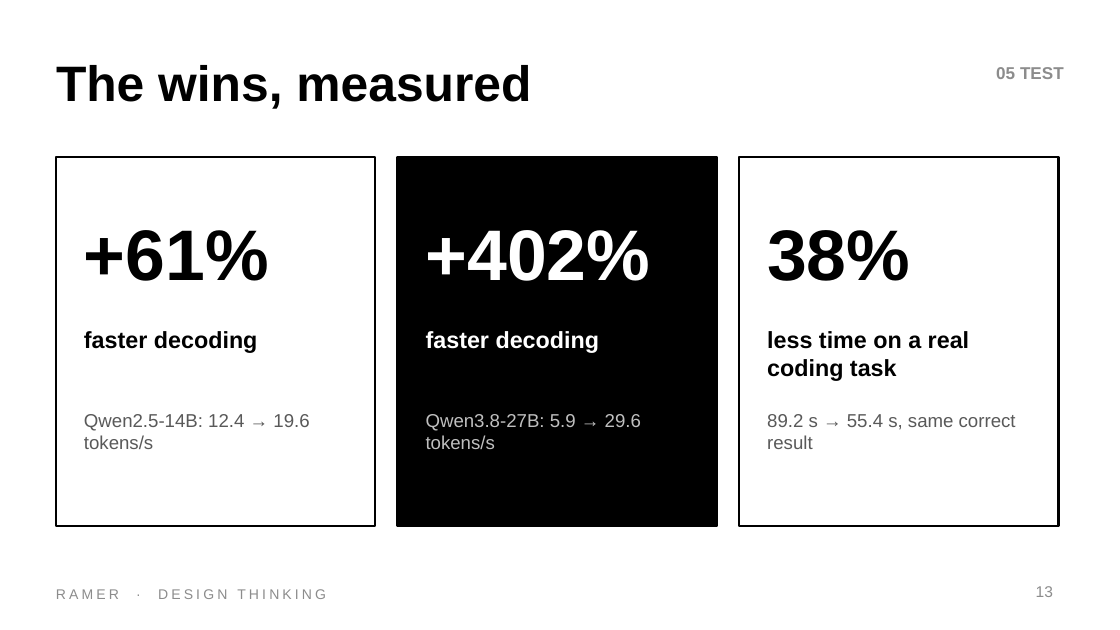
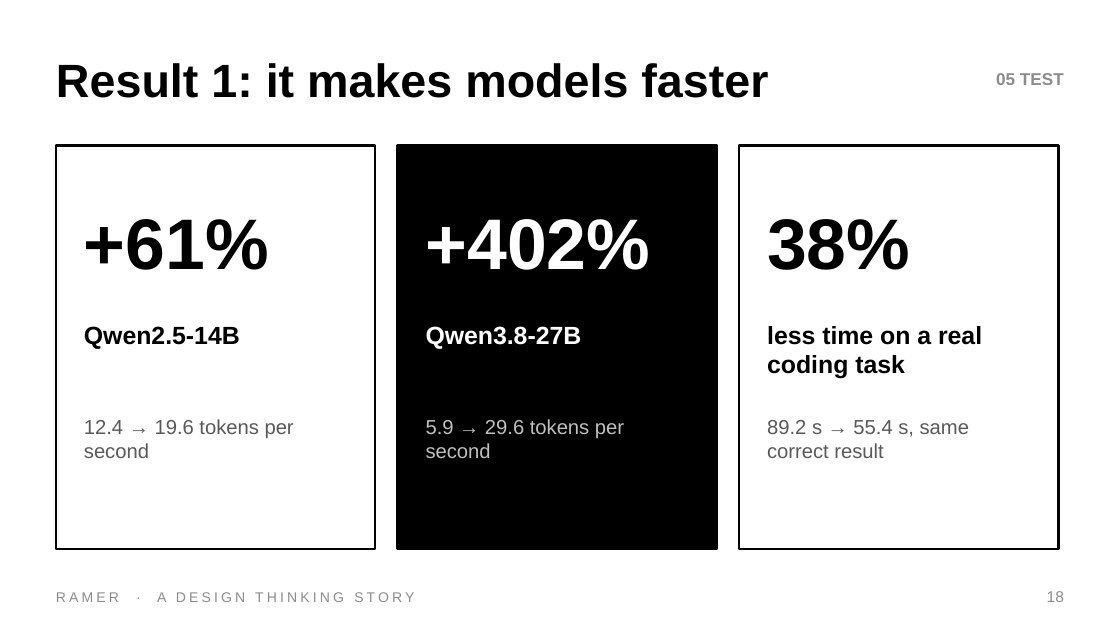
Before and after one commit to DrNeel11/tvarin, a slide deck: slide 18 of docs/Ramer_Design_Thinking.pptx (slide 13 before the commit). Drawn at 1120x630 pixels with LibreOffice and Linux fonts; fonts in the diff are those of the drawing. Boxes give left, top, right and bottom in pixels: in the first picture for what was removed or moved away, otherwise in the second. Text is boxed around its words. In the diff, an @@ line names an element or a change of style, - is before the commit and + after.

```diff
--- a/docs/Ramer_Design_Thinking.pptx
+++ b/docs/Ramer_Design_Thinking.pptx
@@ text "05 TEST" at (996, 73, 1064, 85): less space between paragraphs @@
@@ text at (56, 63, 768, 98): text changed; size 32 to 30 pt @@
-The wins, measured
+Result 1: it makes models faster
@@ rectangle: place and size @@
-rectangle at (56, 157, 375, 526)
+rectangle at (56, 146, 375, 549)
@@ rectangle: place and size @@
-rectangle at (398, 157, 717, 526)
+rectangle at (398, 146, 717, 549)
@@ rectangle: place and size @@
-rectangle at (739, 157, 1058, 526)
+rectangle at (739, 146, 1058, 549)
@@ 3 texts: place and size @@
-3 texts at (84, 230, 910, 281)
+3 texts at (84, 219, 910, 270)
@@ text added at (84, 326, 240, 349), 16 pt, text #000000, bold @@
+Qwen2.5-14B
@@ text added at (426, 326, 582, 349), 16 pt, text #FFFFFF, bold @@
+Qwen3.8-27B
@@ text "less time on a real ..." at (767, 326, 982, 379): size 15 to 16 pt @@
@@ text removed at (84, 331, 258, 353) @@
-faster decoding
@@ text removed at (426, 331, 600, 353) @@
-faster decoding
@@ text at (84, 419, 294, 458): text changed; size 12 to 13 pt @@
-Qwen2.5-14B: 12.4 → 19.6 tokens/s
+12.4 → 19.6 tokens per second
@@ text at (426, 419, 624, 458): text changed; size 12 to 13 pt @@
-Qwen3.8-27B: 5.9 → 29.6 tokens/s
+5.9 → 29.6 tokens per second
@@ text "89.2 s → 55.4 s, ..." at (767, 420, 969, 458): size 12 to 13 pt @@
@@ text removed at (56, 589, 326, 599) @@
-RAMER · DESIGN THINKING
@@ text added at (56, 592, 414, 602), 9 pt, text #8C8C8C @@
+RAMER · A DESIGN THINKING STORY
@@ page number removed at (1036, 586, 1053, 597) @@
-13
@@ text added at (1047, 591, 1064, 602), 10 pt, text #8C8C8C @@
+18
```
Also in this commit, not shown: 9 other slides changed, 11 slides added, 6 slides removed.
